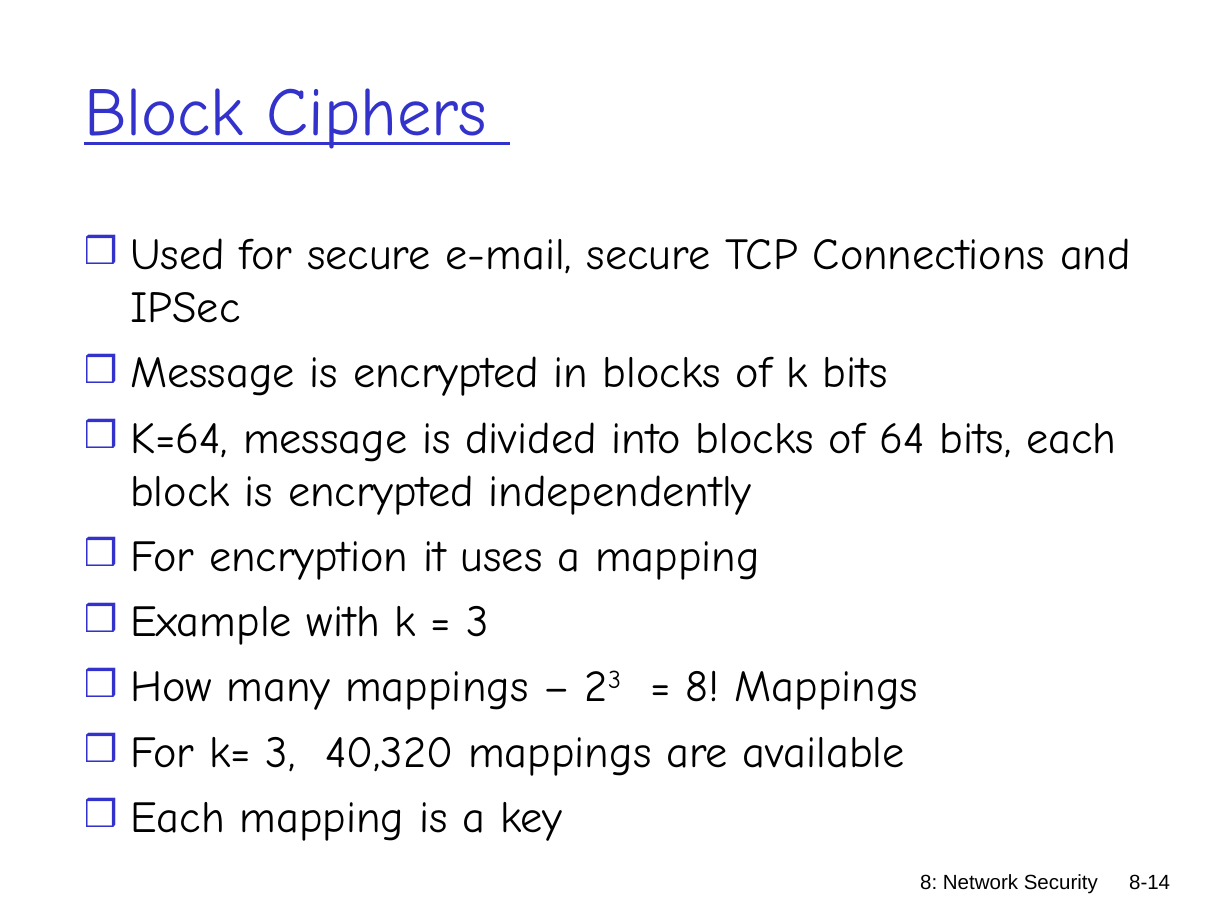
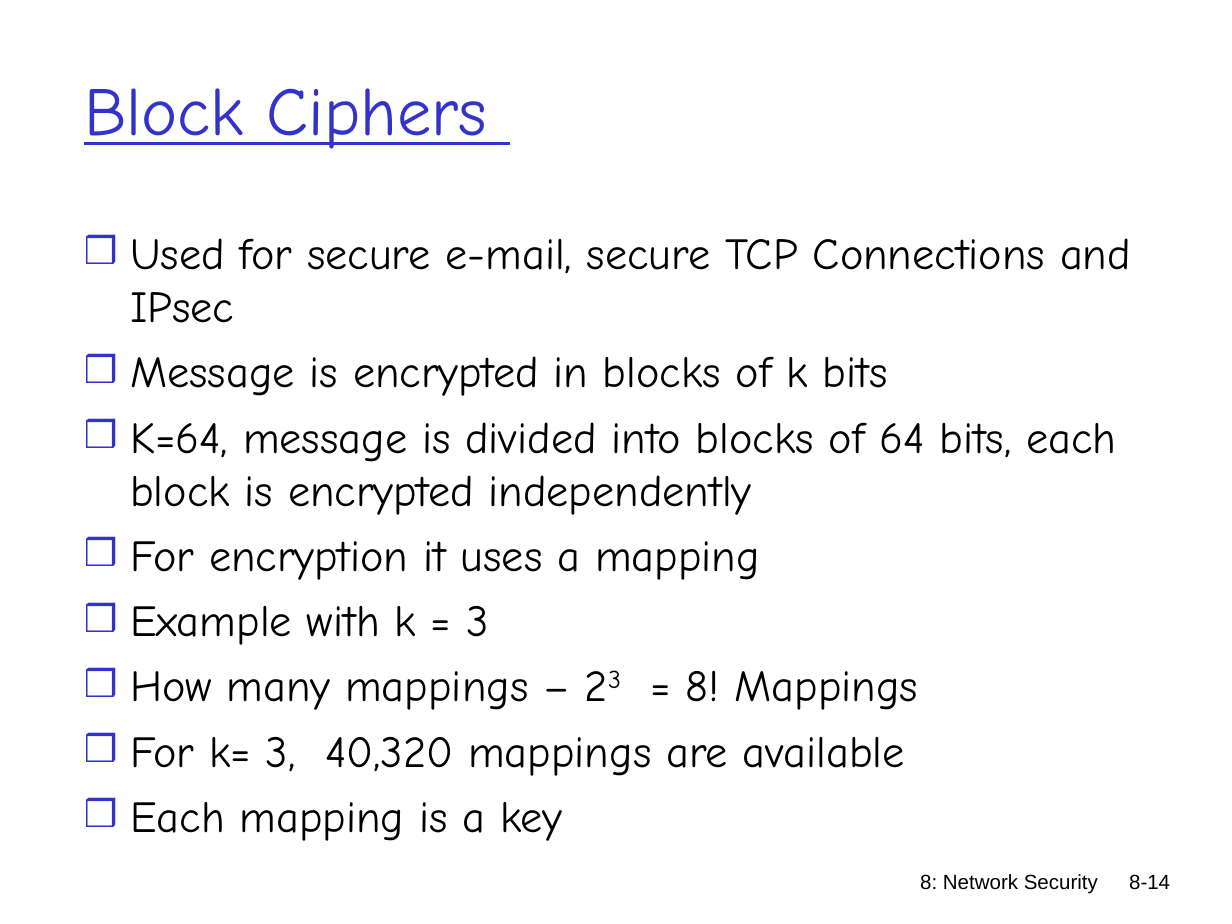
Before and after one commit to vijaykumarrpai/mca-code, a slide deck: slide 14 of 4th Sem/ACN/Notes/Unit-5.ppt. Drawn at 1232x924 pixels with LibreOffice and Linux fonts; fonts in the diff are those of the drawing. Boxes give left, top, right and bottom in pixels: in the first picture for what was removed or moved away, otherwise in the second. Text is boxed around its words. In the diff, an @@ line names an element or a change of style, - is before the commit and + after.

```diff
--- a/4th Sem/ACN/Notes/Unit-5.ppt
+++ b/4th Sem/ACN/Notes/Unit-5.ppt
@@ text at [130, 238, 1131, 323]: text changed @@
-❒ Used for secure e-mail, secure TCP Connections and IPSec
+❒ Used for secure e-mail, secure TCP Connections and IPsec
```
Also in this commit, not shown: 1 other slide changed, 5 other files.
